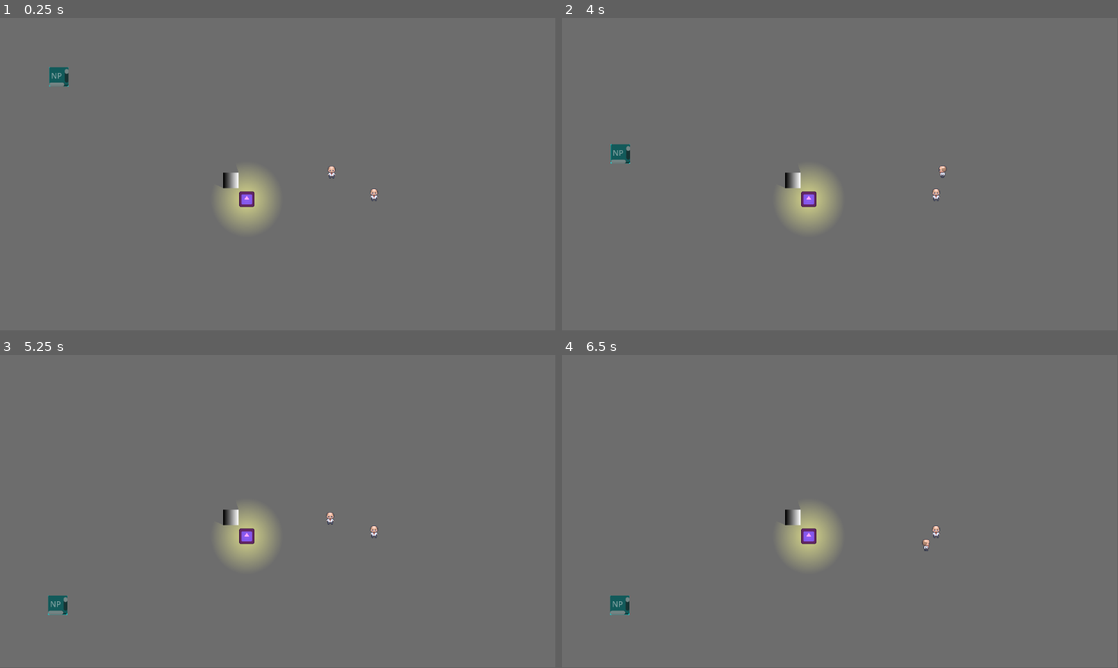
Above: before the commit, frames 1-4 (two rows, left to right).
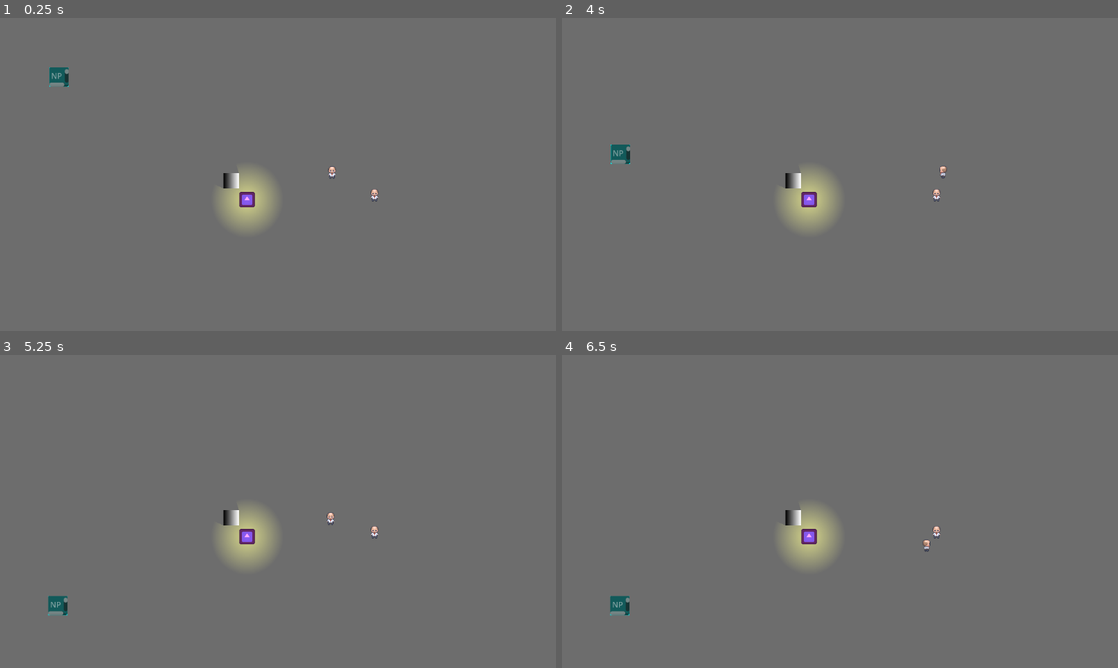
Above: after the commit, the same moments.

Repository: ChrisFlanTheMan/Busy-Work
Game: Godot game, scene res://main.tscn
Two runs of this game, one before a commit and one after it. Both use one fixed random seed, a clock stepped at 60 frames per second and the inputs below. The engine's default icon, where the game draws it, is replaced by a stand-in: a white triangle on a blue panel in a dark square.
Inputs:
- Up to frame 1 (0.25 s): no input
- Up to frame 2 (4 s): tap Enter at 0.5, 0.6, 1.35, 2.1, 2.85, 3.6 s; hold D 0.53-1.28 s; hold S 1.28-2.03 s; hold D 2.03-2.78 s; hold W 2.78-3.53 s; hold A from 3.53 s (still down)
- Up to frame 3 (5.25 s): tap Enter at 4.35, 5.1 s; release A at 5.03 s; hold S from 5.03 s (still down)
- Up to frame 4 (6.5 s): release S at 5.78 s; hold D from 5.78 s (still down); tap Enter at 5.85 s
In our replay, the window is 799x449 before the commit and 800x450 after it. These sizes can differ from the game's own. Grey fills any space a smaller window leaves; there, only what the larger window draws over its background counts as a difference.

The runs differ from the first frame. In frame 1, 0.1% of the frame differs, in the area x 8-69%, y 15-61%; in frame 2, 0.1%; in frame 3, 0.2%, in the area x 8-69%, y 49-84%; in frame 4, 0.2%.

Commit message:
Make view stretch when window resizes

Diff:
--- a/project.godot
+++ b/project.godot
@@ -18,6 +18,10 @@
 [autoload]
 
 PlayerInput="*res://Autoloads/PlayerInput.gd"
+
+[display]
+
+window/stretch/mode="viewport"
 
 [input]
 
@@ -45,6 +49,10 @@
 , Object(InputEventKey,"resource_local_to_scene":false,"resource_name":"","device":-1,"window_id":0,"alt_pressed":false,"shift_pressed":false,"ctrl_pressed":false,"meta_pressed":false,"pressed":false,"keycode":0,"physical_keycode":68,"key_label":0,"unicode":100,"echo":false,"script":null)
 ]
 }
+SomeNewAction={
+"deadzone": 0.5,
+"events": []
+}
 
 [layer_names]
 
